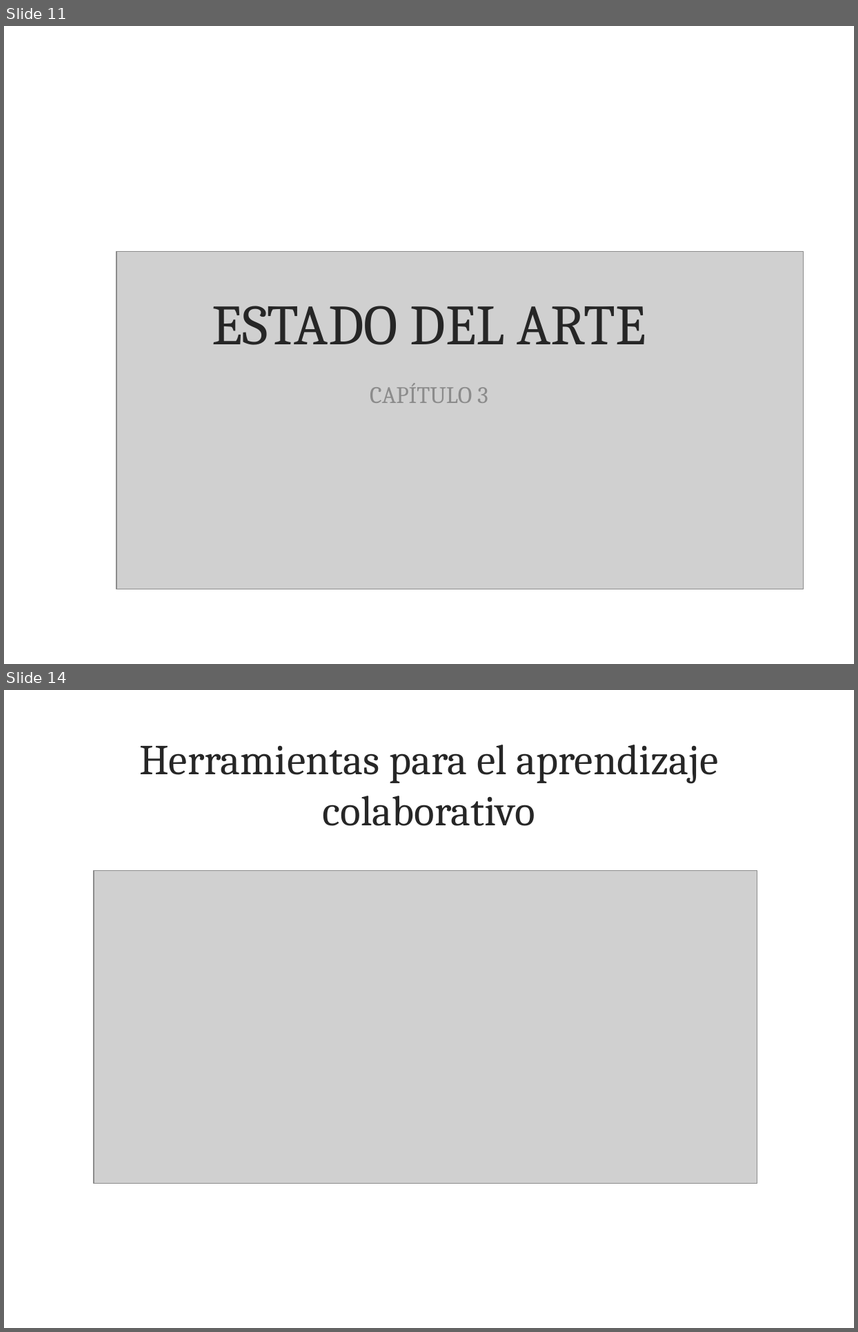
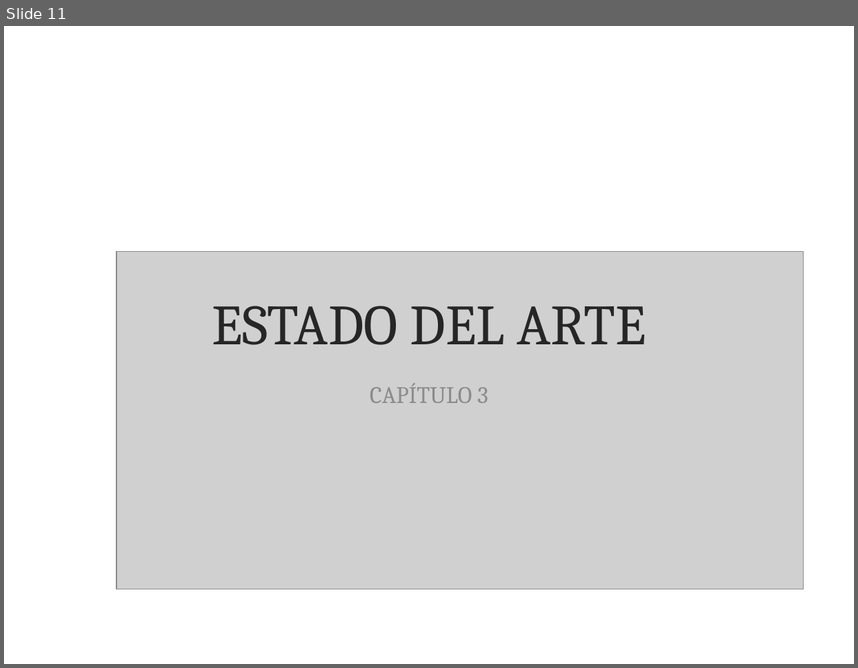
Before and after one commit to leiparov/TesisJigsaw, a slide deck: tesis.pptx. Shown one above the other, each under a label of ours: slides 11 and 14 before the commit, slide 11 after it; the slides between them are not shown. The pictures are 858x1332 and 858x668 pixels, drawn with LibreOffice and Linux fonts; fonts in the diff are those of the drawing; grey boxes stand for pictures; background and template pictures are left out. Boxes give left, top, right and bottom in pixels: in the first picture for what was removed or moved away, otherwise in the second. Text is boxed around its words. In the diff, an @@ line names an element or a change of style, - is before the commit and + after.

```diff
--- a/tesis.pptx
+++ b/tesis.pptx
@@ slide 14 removed at <box>4,690,854,1328</box>, background picture (left out) @@
@@ title removed at <box>139,745,718,826</box> @@
-Herramientas para el aprendizaje colaborativo
@@ picture removed at <box>94,870,757,1183</box> @@
```
Also in this commit, not shown: 4 slides changed, 11 slides added, 3 other files.
